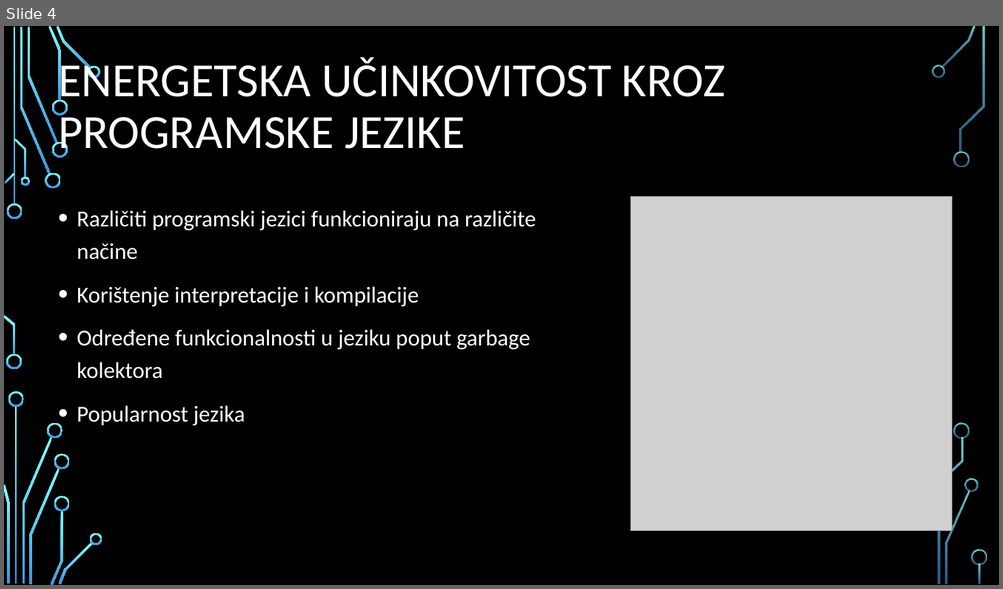
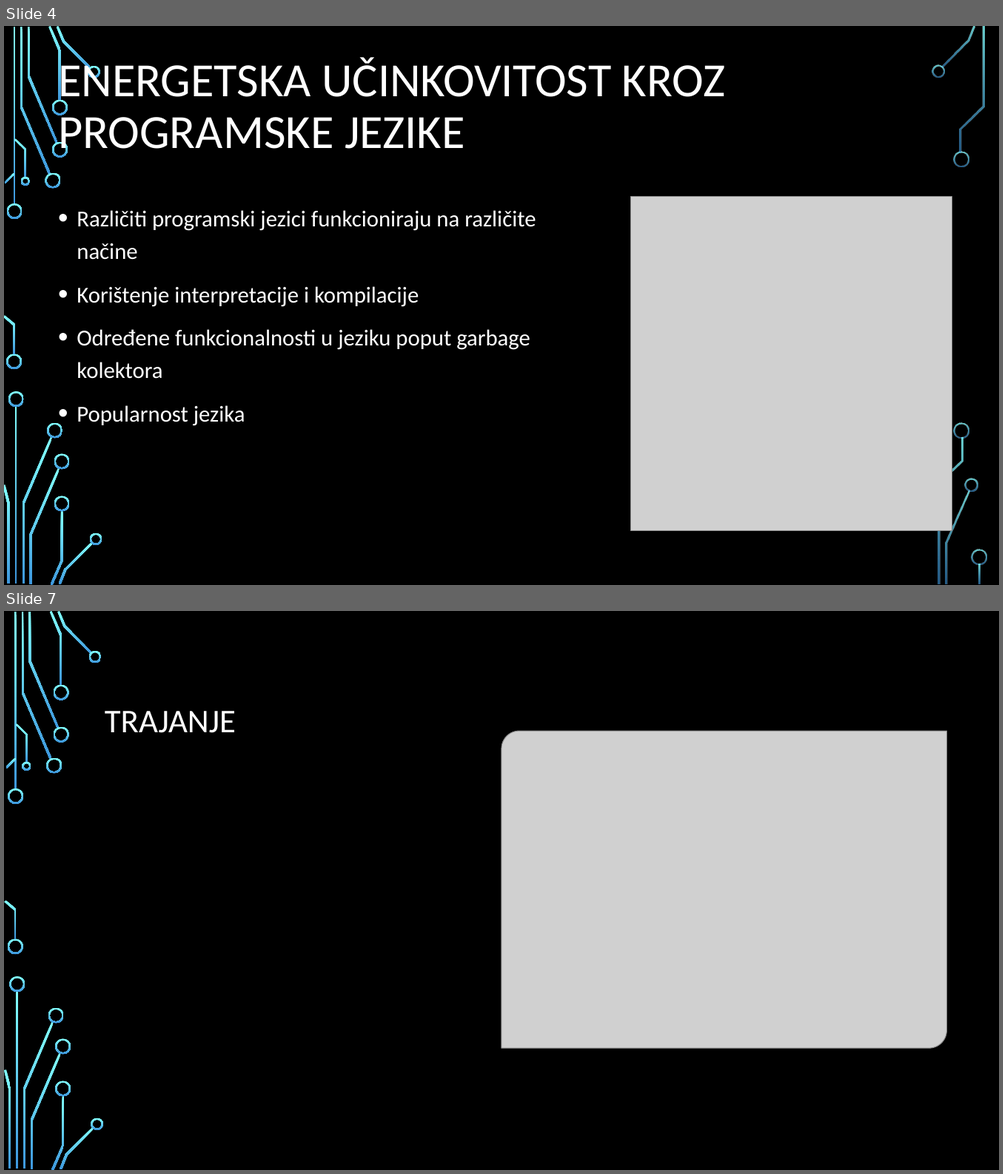
Before and after one commit to MatteoPlisic/Se, a slide deck: Green coding ppt.pptx. Shown one above the other, each under a label of ours: slide 4 before the commit, slides 4 and 7 after it; the slides between them are not shown. The pictures are 1003x589 and 1003x1174 pixels, drawn with LibreOffice and Linux fonts; fonts in the diff are those of the drawing; grey boxes stand for pictures; background and template pictures are left out. Boxes give left, top, right and bottom in pixels: in the first picture for what was removed or moved away, otherwise in the second. Text is boxed around its words. In the diff, an @@ line names an element or a change of style, - is before the commit and + after.

```diff
--- a/Green coding ppt.pptx
+++ b/Green coding ppt.pptx
@@ slide 7 added at [4,611,999,1170], background picture (left out); not listed: 17 template elements that a slide beside it also shows @@
@@ rectangle added at [4,611,999,1170], fill #000000 @@
@@ title added at [105,711,236,733], 32 pt, text #FFFFFF @@
+TRAJANJE
@@ picture added at [502,731,947,1049] @@
@@ group added at [4,611,103,1170]: 24 freeform shapes, 2 rectangles @@
```
Also in this commit, not shown: 1 slide changed, 5 other slides added, 1 other file.
